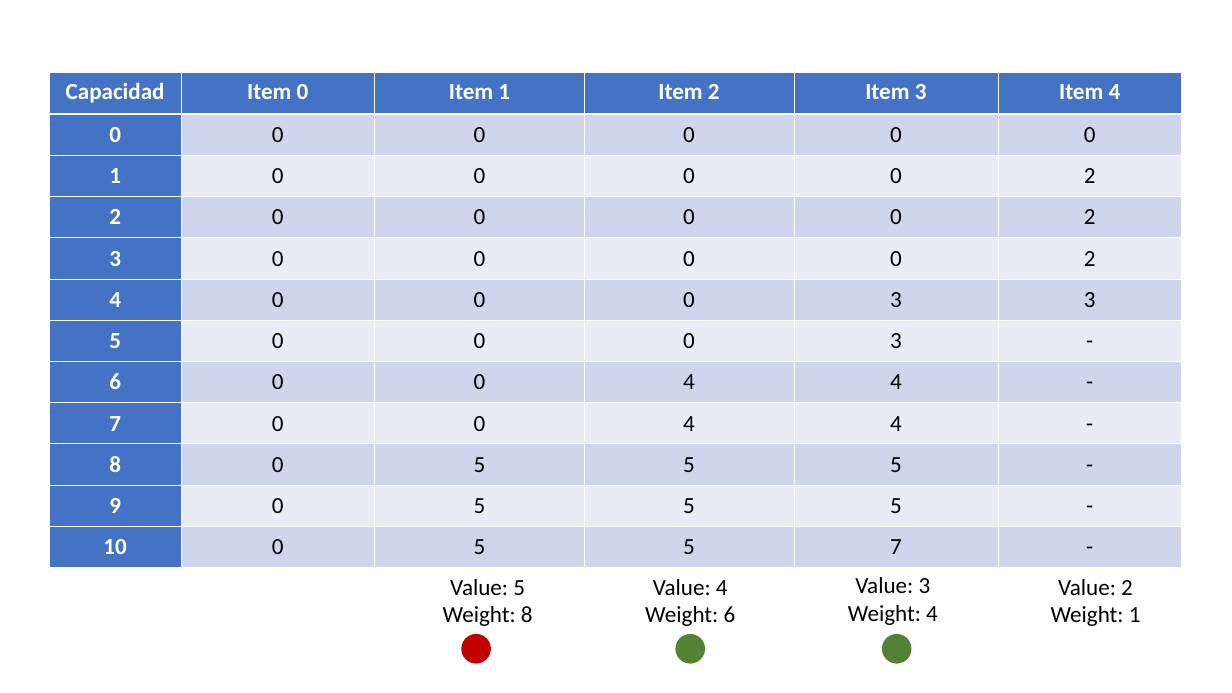
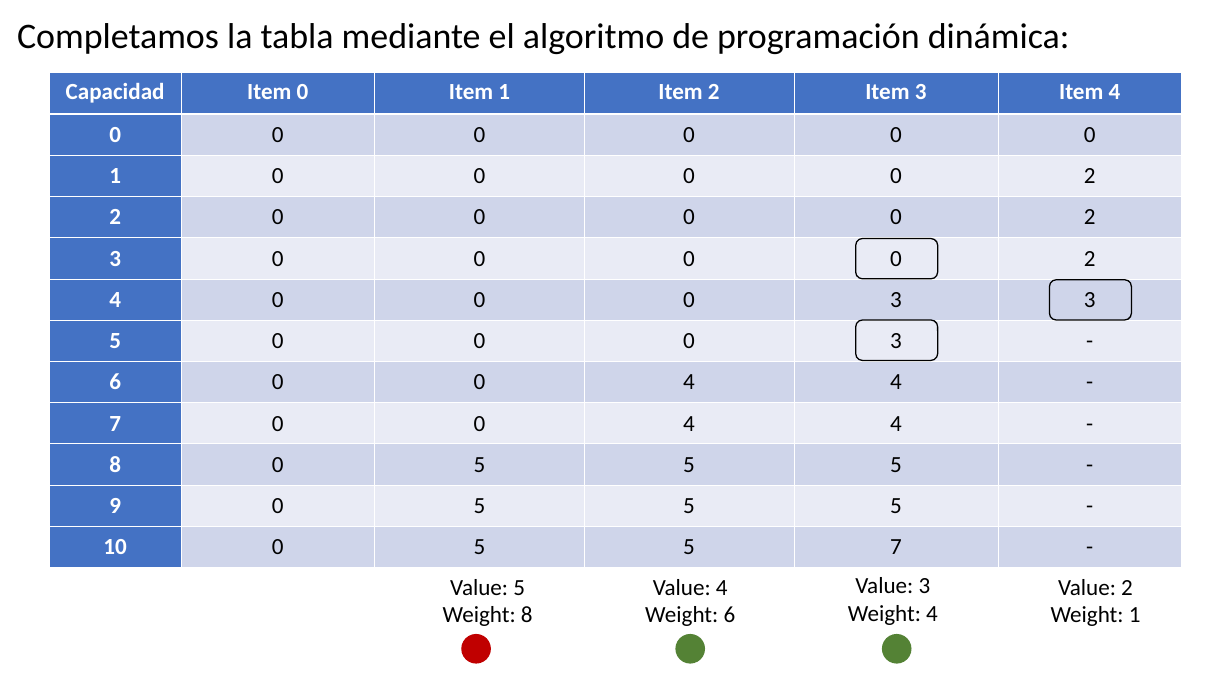
Before and after one commit to GabrielMartinMoran/Knapsack-DynamicProgramming, a slide deck: slide 16 of Knapsack.ppt (slide 15 before the commit). Drawn at 1232x693 pixels with LibreOffice and Linux fonts; fonts in the diff are those of the drawing. Boxes give left, top, right and bottom in pixels: in the first picture for what was removed or moved away, otherwise in the second. Text is boxed around its words. In the diff, an @@ line names an element or a change of style, - is before the commit and + after.

```diff
--- a/Knapsack.ppt
+++ b/Knapsack.ppt
@@ text added at (17,23,1070,54), 28 pt, text #000000 @@
+Completamos la tabla mediante el algoritmo de programación dinámica:
@@ rounded rectangle added at (855,238,937,279), outline #000000 0.99 pt @@
@@ rounded rectangle added at (1049,280,1131,320), outline #000000 0.99 pt @@
@@ rounded rectangle added at (855,320,937,360), outline #000000 0.99 pt @@
```
Also in this commit, not shown: 27 other slides changed, 1 slide added, 3 other files.
